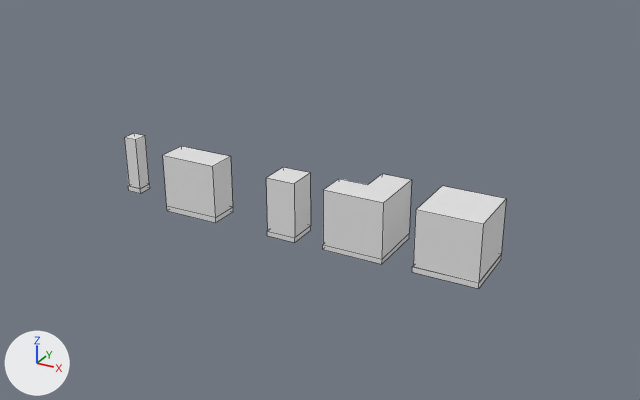
Before and after pictures for a commit that changed the Blender file Assets/Art/Models/Backrooms Tiles.blend.
Both versions are drawn from a camera (50 mm lens) standing at (7.7, -22.46, 11.37) and looking at (-4.94, 0.52, -0.12). Arrows for +X, +Y and +Z are at lower left; the lights stay in place. Mesh edges are drawn as thin lines. Materials are left out; every surface is plain grey.

In view in the first picture: 'Corner-Half', 'Corner-Pillar-Half', 'Cube', 'Pillar-Half', 'Wall-Half'.
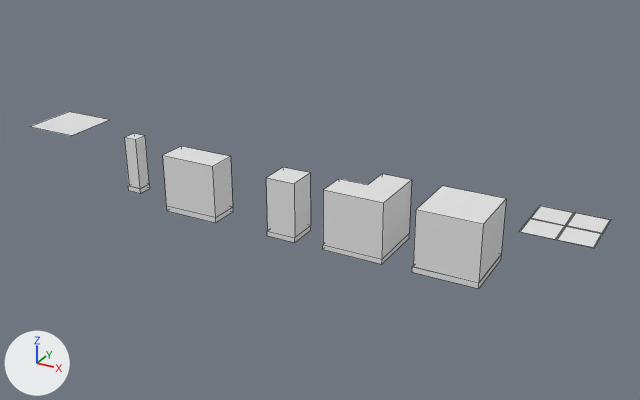
Location of each change, (x1, y1, x2, y2) in pixels of the pictures (640 x 400 px):
'CeilingTileComplex', added
    after: (519, 205, 611, 248)
'CeilingTile', added
    after: (30, 112, 109, 136)

Patch to the scene script:
```diff
--- a/Assets/Art/Models/Backrooms Tiles.blend.py
+++ b/Assets/Art/Models/Backrooms Tiles.blend.py
@@ me_plane_001 @@
+me_plane_001.from_pydata(...)  # 4 vertices, 1 face; spans x -1.0..1.0, y -1.0..1.0, z 1.0
@@ me_plane @@
+me_plane.from_pydata([(-1.0, -1.0, 1.0), (0.0, -1.0, 1.0), (-1.0, 0.0, 1.0), (0.0, 0.0, 1.0), (-0.975, -0.025, 1.0), (-0.975, -0.975, 1.0), (-0.025, -0.975, 1.0), (-0.025, -0.025, 1.0), (-0.975, -0.025, 0.995), (-0.975, -0.975, 0.995), (-0.025, -0.975, 0.995), (-0.025, -0.025, 0.995), (-1.0, 0.0, 0.995), (-1.0, -1.0, 0.995), (0.0, -1.0, 0.995), (0.0, 0.0, 0.995)], [], [(5, 6, 7, 4), (9, 8, 12, 13), (10, 9, 13, 14), (11, 10, 14, 15), (8, 11, 15, 12), (7, 6, 10, 11), (6, 5, 9, 10), (5, 4, 8, 9), (4, 7, 11, 8), (3, 15, 14, 1), (1, 14, 13, 0), (0, 13, 12, 2), (2, 12, 15, 3)])
@@ ob_ceilingtile @@
+ob_ceilingtile = bpy.data.objects.new('CeilingTile', me_plane_001)
+ob_ceilingtile.location = (-15.0, 0.0, 0.0)
@@ ob_ceilingtilecomplex @@
+ob_ceilingtilecomplex = bpy.data.objects.new('CeilingTileComplex', me_plane)
+ob_ceilingtilecomplex.location = (3.0, 0.0, 0.0)
+_m = ob_ceilingtilecomplex.modifiers.new('ArrayX', 'ARRAY')
+_m = ob_ceilingtilecomplex.modifiers.new('ArrayY', 'ARRAY')
+_m.relative_offset_displace = (0.0, 1.0, 0.0)
```
